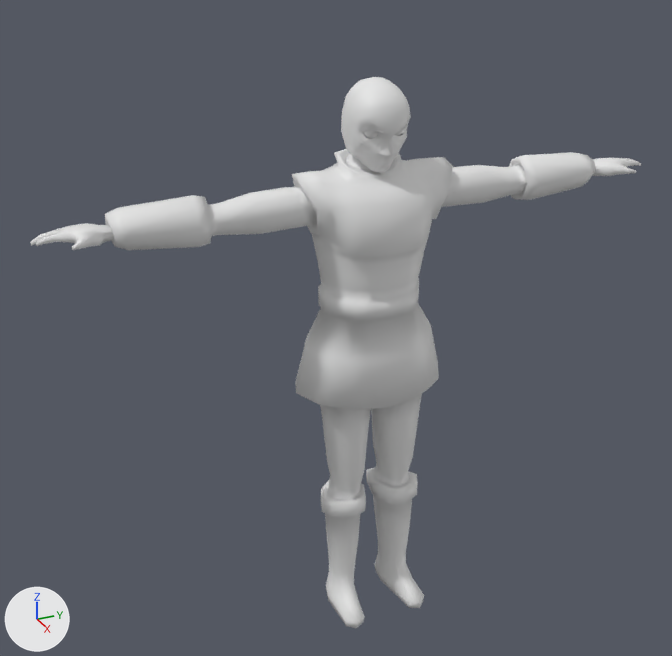
What one commit did to the Blender file Blender/player_model.blend.
The view is the same before and after, from a camera (50 mm lens) standing at (79.8, -35.7, 18.0) and looking at (6.4, -2.7, -18.7). Lighting does not change. The marker at lower left points along +X, +Y and +Z.
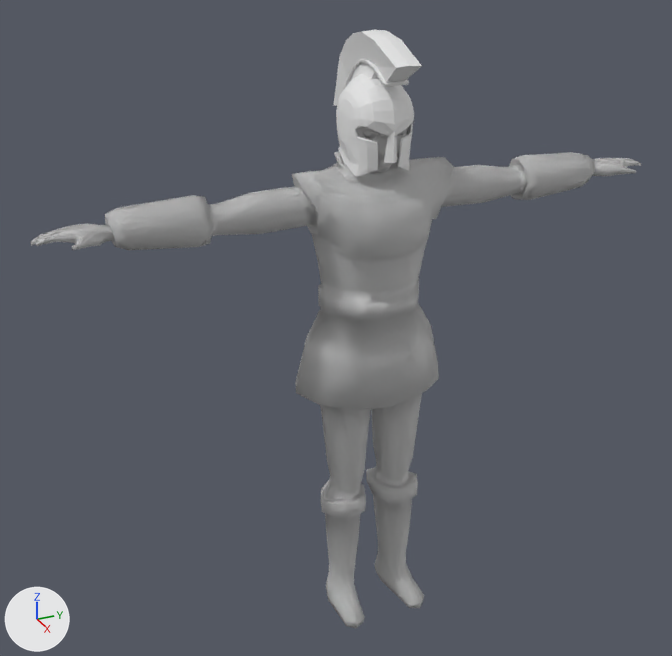
Location of each change, [x1, y1, x2, y2] in pixels of the pictures (672 x 656 px):
'Sphere.000', added: after [333, 30, 422, 177]

The change in detail:
Mesh me_sphere_000 is new.
It has 341 vertices, 306 faces and spans x -5.41..5.76, y 0.0..2.98, z 12.19..20.36.
Object 'Sphere.002' (ob_sphere_002) gains a MIRROR modifier named 'Mirror'.
Modifier setting: use_axis = (False, True, False).
Modifier setting: use_clip = True.
Object 'Sphere.000' (ob_sphere_000) is new; it shows me_sphere_000.
Its location is (8.2, 0.0, -20.4).
Its scale is (1.1, 1.0, 1.42).
It gains a MIRROR modifier named 'Mirror'.
Modifier setting: use_axis = (False, True, False).
Modifier setting: use_clip = True.
